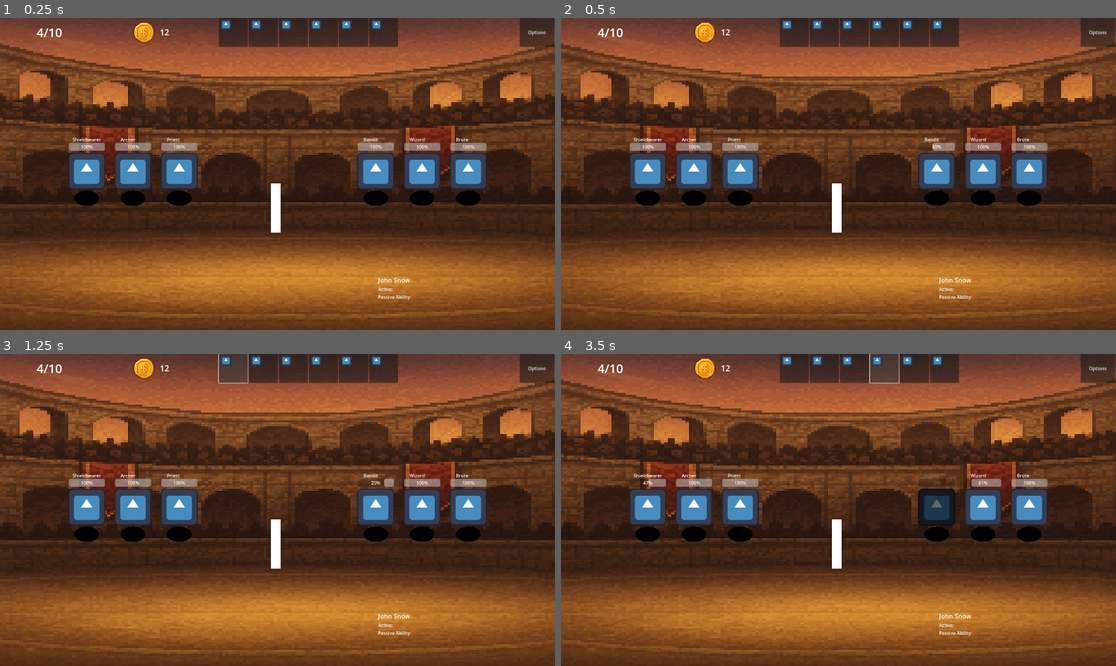
Above: before the commit, frames 1-4 (two rows, left to right).
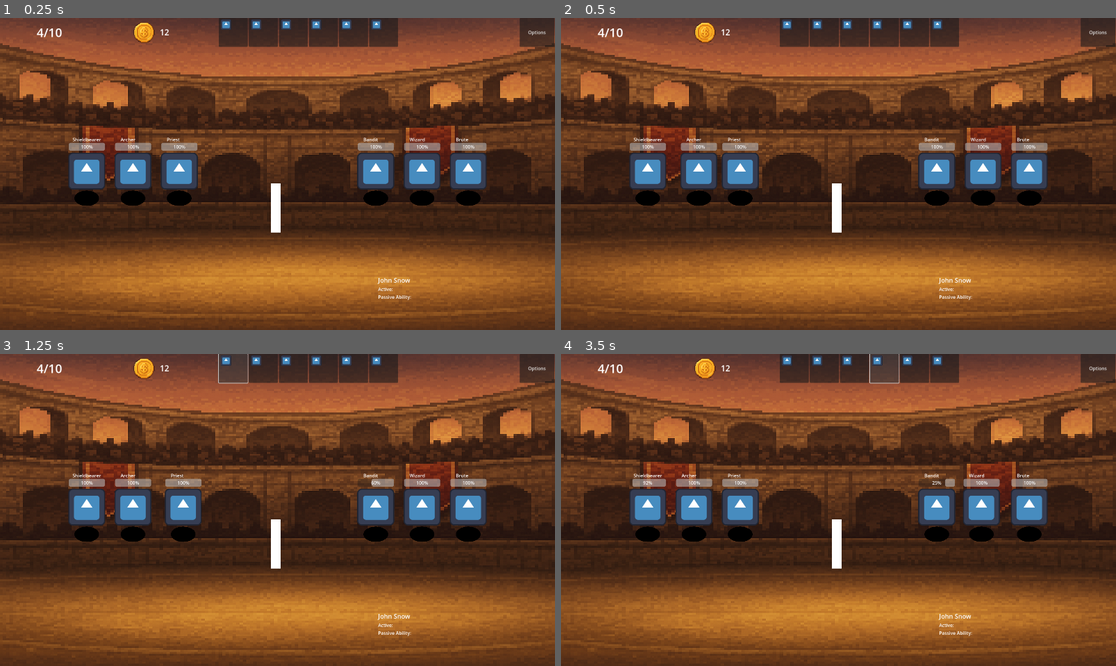
Above: after the commit, the same moments.

Repository: klaswell16/auto_battler
Game: Godot game, scene res://scenes/battle_scene.tscn
The game is run twice, just before and just after one commit, with the same random seed, the same clock (stepped at 60 frames per second) and the same inputs. The engine's default icon, where the game draws it, is replaced by a stand-in: a white triangle on a blue panel in a dark square.
Inputs (mouse positions are in pixels of both pictures, inside the frame that each line leads up to):
- Up to frame 1 (0.25 s): no input
- Up to frame 2 (0.5 s): no input
- Up to frame 3 (1.25 s): click (233, 369) at 0.5 s
- Up to frame 4 (3.5 s): click (821, 369) at 1.25 s; click (855, 369) at 2 s; click (882, 369) at 2.75 s

Frame 1 is identical in both runs. In frame 2, 0.7% of the frame differs, in the area x 20-69%, y 38-61%; in frame 3, 0.6%; in frame 4, 1.2%, in the area x 12-80%, y 38-61%.

Commit message:
Add tween and hit indicator

Diff:
--- a/scripts/battle_scene.gd
+++ b/scripts/battle_scene.gd
@@ -82,10 +82,9 @@
 				return
 
 			# attack!
-			champ.attack(target)
+			await champ.attack(target)
 
 			await get_tree().create_timer(0.4).timeout
-
 			# immediately check win/lose after each hit
 			if _is_team_defeated(defenders):
 				if team == "player":
--- a/scripts/champion.gd
+++ b/scripts/champion.gd
@@ -59,8 +59,26 @@
 func attack(target: Champion) -> void:
 	if target == null:
 		return
-	if is_dead():
+	if is_dead() or target.is_dead():
 		return
-	if target.is_dead():
-		return
+
+	# --- Lunge towards the target ---
+	var start_pos: Vector2 = global_position
+	var dir: Vector2 = (target.global_position - start_pos).normalized()
+	var lunge_pos: Vector2 = start_pos + dir * 20.0  # how far to jump
+
+	var tween := create_tween()
+	tween.tween_property(self, "global_position", lunge_pos, 0.08)
+	tween.tween_property(self, "global_position", start_pos, 0.12)
+
+	# Wait until the lunge forward + back is done
+	await tween.finished
+
+	# --- Hit flash on the target ---
+	var original_modulate := target.modulate
+	target.modulate = Color(1, 0.5, 0.5)  # light red
+	await get_tree().create_timer(0.1).timeout
+	target.modulate = original_modulate
+
+	# --- Apply damage AFTER the animation ---
 	target.take_damage(power)
